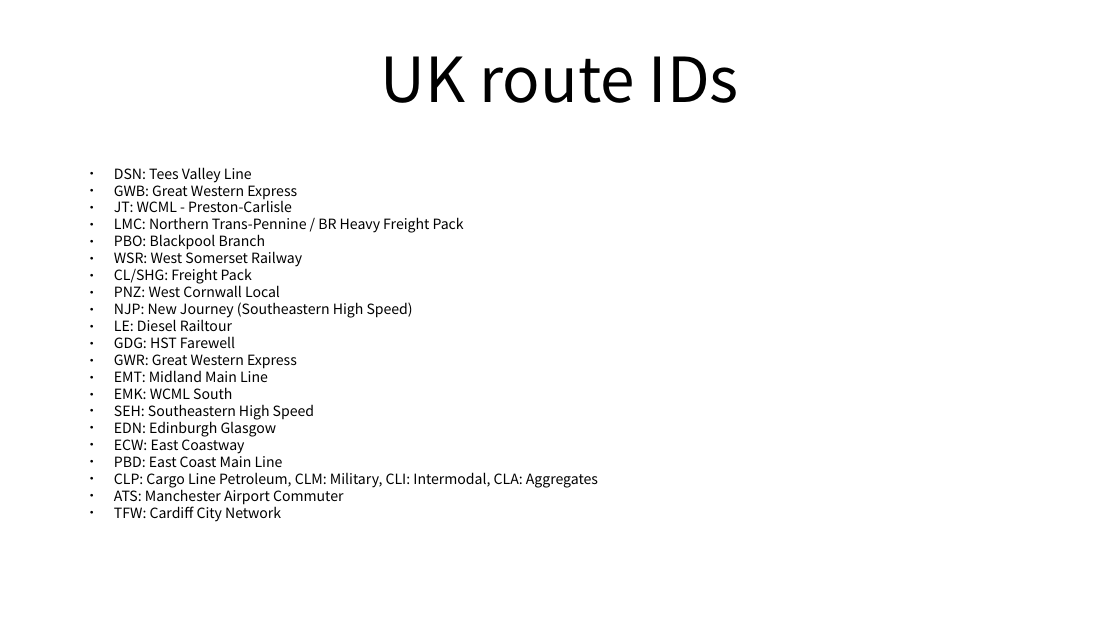
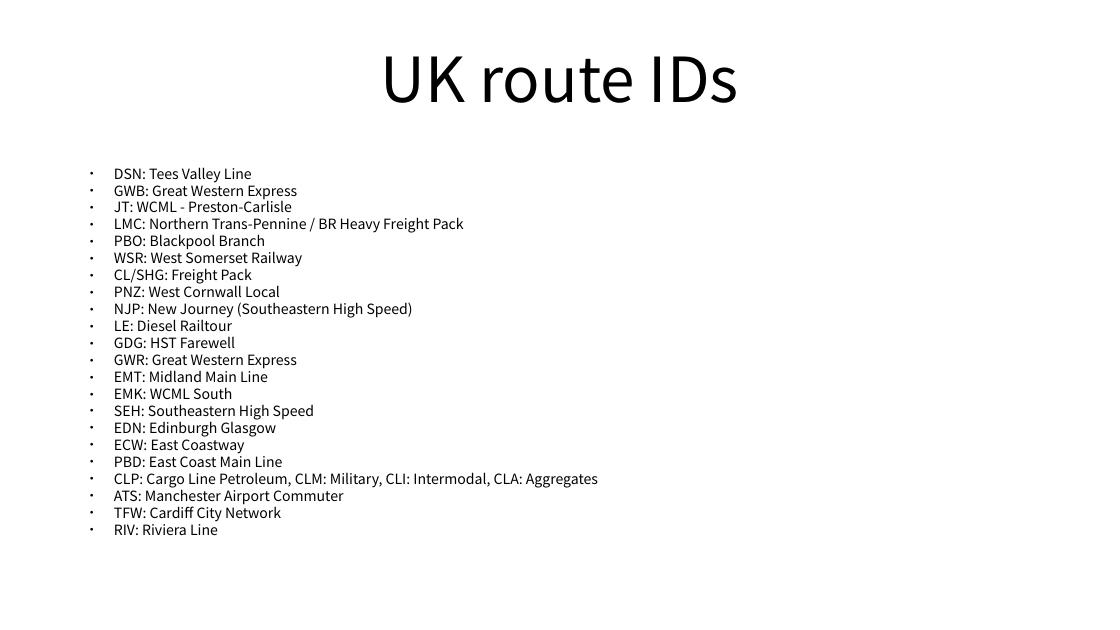
Before and after one commit to FreddyYJ/TSW-RailDriver-Remap, a slide deck: slide 7 of Index.odp. Drawn at 1120x630 pixels with LibreOffice and Linux fonts; fonts in the diff are those of the drawing. Boxes give left, top, right and bottom in pixels: in the first picture for what was removed or moved away, otherwise in the second. Text is boxed around its words. In the diff, an @@ line names an element or a change of style, - is before the commit and + after.

```diff
--- a/Index.odp
+++ b/Index.odp
@@ text at (x1=114, y1=521, x2=218, y2=535): paragraph added @@
+● RIV: Riviera Line
```
Also in this commit, not shown: 12 other files.
